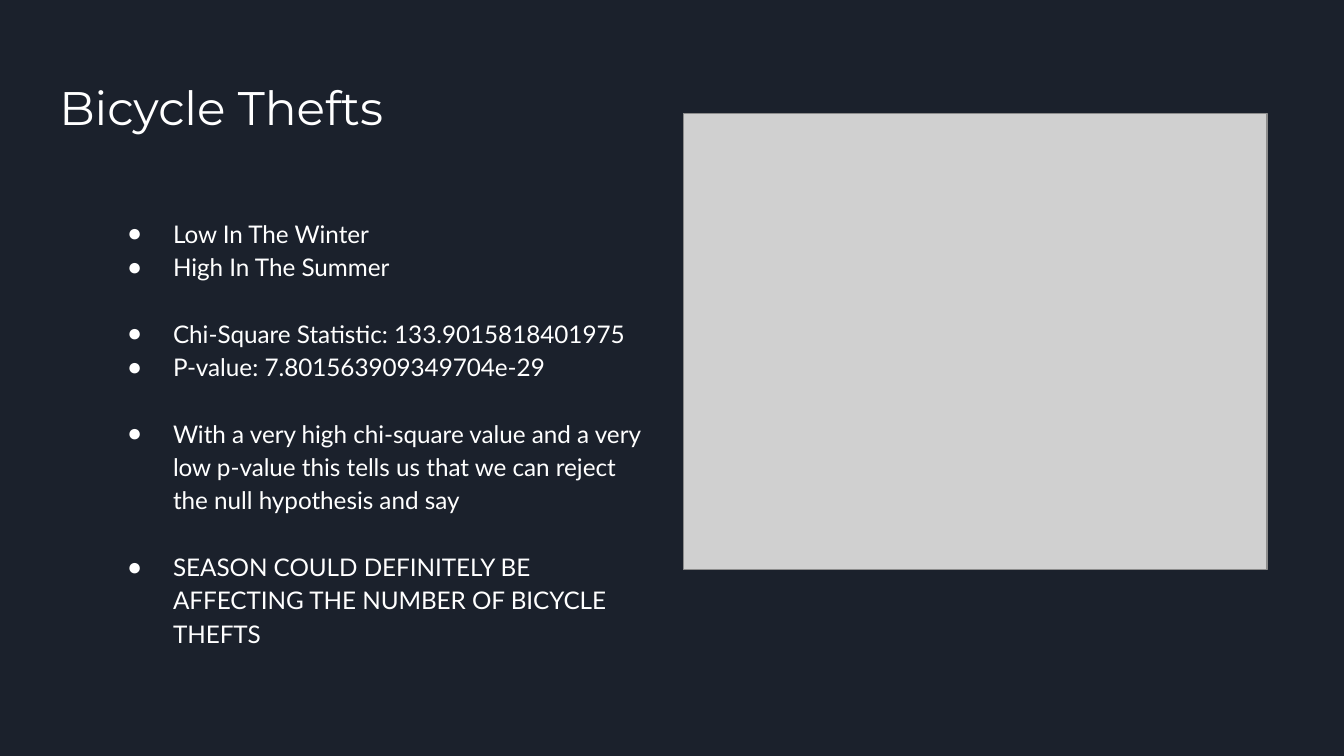
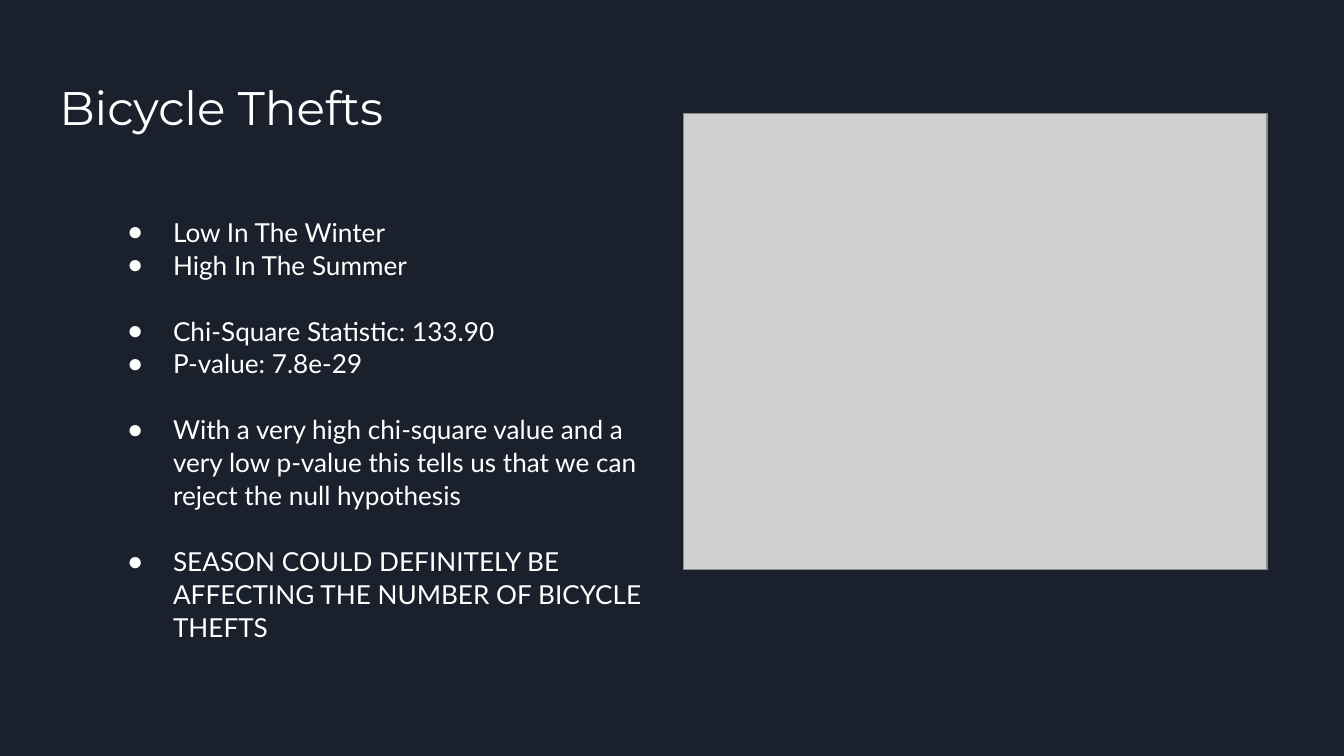
Before and after one commit to oddtexan/Project-1, a slide deck: slide 9 of Project 1 Presentation Final.pptx (slide 7 before the commit). Drawn at 1344x756 pixels with LibreOffice and Linux fonts; fonts in the diff are those of the drawing; grey boxes stand for pictures. Boxes give left, top, right and bottom in pixels: in the first picture for what was removed or moved away, otherwise in the second. Text is boxed around its words. In the diff, an @@ line names an element or a change of style, - is before the commit and + after.

```diff
--- a/Project 1 Presentation Final.pptx
+++ b/Project 1 Presentation Final.pptx
@@ text at (173,222,641,637): size 12.9 to 14 pt in "Low In The Winter", "High In The Summer", "SEASON COULD DEFINITELY BE AFFECTING THE NUMBER ..."; line spacing 1.15 to 1.05 @@
@@ text at (173,321,636,510): text changed; size 12.9 to 14 pt @@
-● Chi-Square Statistic: 133.9015818401975
-● P-value: 7.801563909349704e-29
-● With a very high chi-square value and a very low p-value this tells us that we can reject the null hypothesis and say
+● Chi-Square Statistic: 133.90
+● P-value: 7.8e-29
+● With a very high chi-square value and a very low p-value this tells us that we can reject the null hypothesis
```
Also in this commit, not shown: 10 other slides changed, 2 slides added, 1 slide removed, 3 other files.
